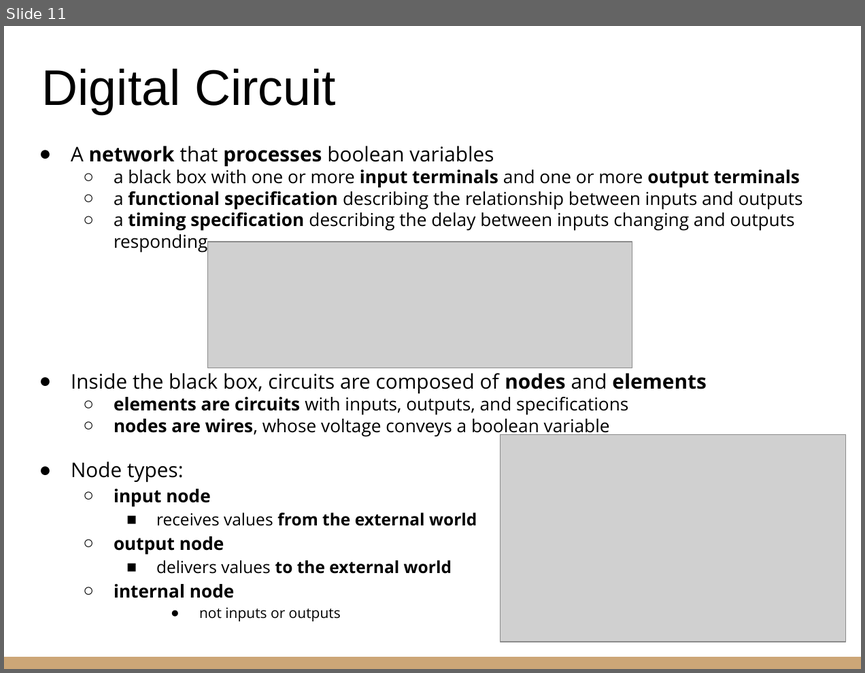
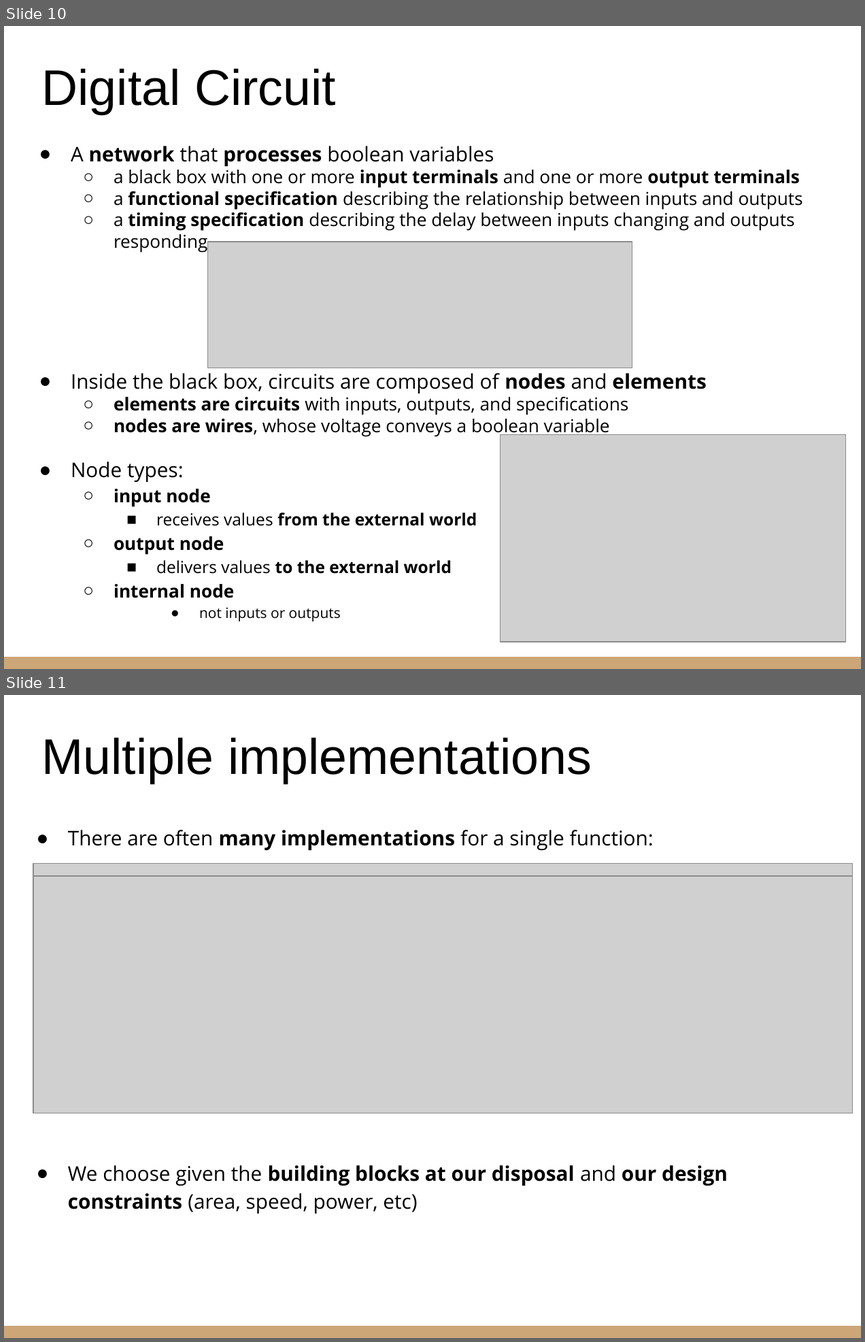
Before and after one commit to riccardoberta/esd, a slide deck: 03 - Logic Gates and Circuits/slides.pptx. Shown one above the other, each under a label of ours: slide 11 before the commit, slides 10 and 11 after it. The pictures are 865x673 and 865x1342 pixels, drawn with LibreOffice and Linux fonts; fonts in the diff are those of the drawing; grey boxes stand for pictures. Boxes give left, top, right and bottom in pixels: in the first picture for what was removed or moved away, otherwise in the second. Text is boxed around its words. In the diff, an @@ line names an element or a change of style, - is before the commit and + after.

```diff
--- a/03 - Logic Gates and Circuits/slides.pptx
+++ b/03 - Logic Gates and Circuits/slides.pptx
@@ slide 11 added at (4, 695, 861, 1338), background #FFFFFF; not listed: 1 template element that a slide beside it also shows @@
@@ title added at (42, 737, 592, 783), 42 pt, text #000000 @@
+Multiple implementations
@@ text added at (68, 830, 728, 1213), 17 pt, text #000000 @@
+● There are often many implementations for a single function:
+● We choose given the building blocks at our disposal and our design constraints (area, speed, power, etc)
@@ picture added at (33, 864, 852, 1101) @@
@@ picture added at (33, 876, 852, 1113) @@
@@ what was slide 11 is now slide 10 @@
```
Also in this commit, not shown: 5 slides changed, 36 other files.
